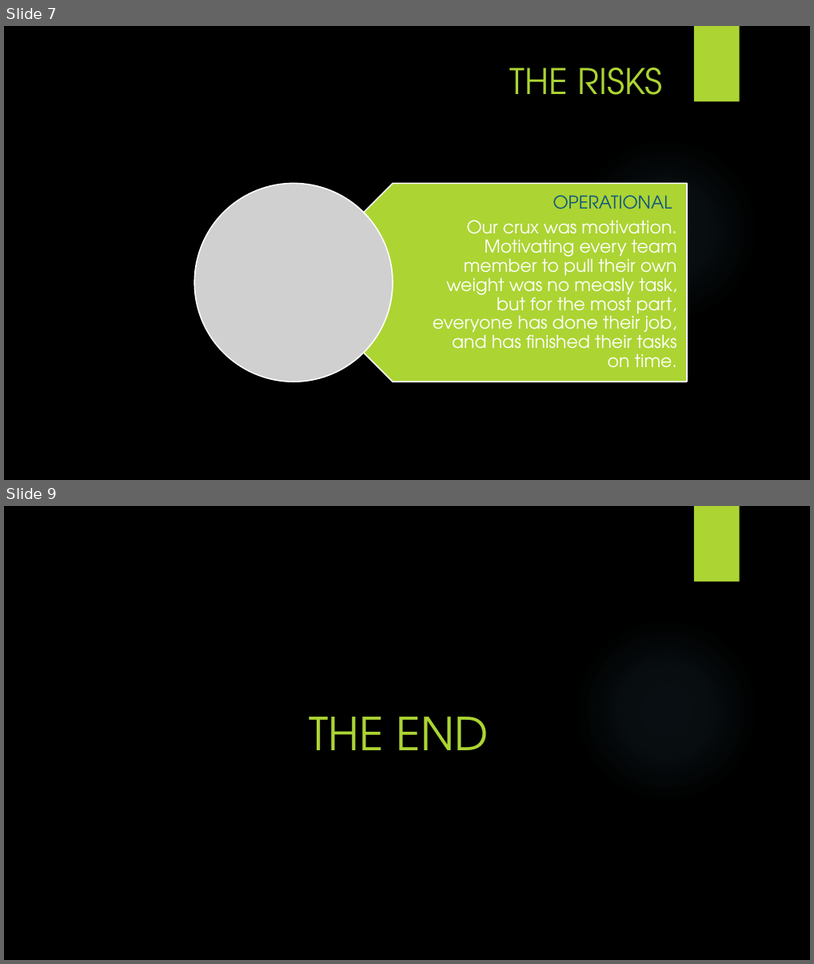
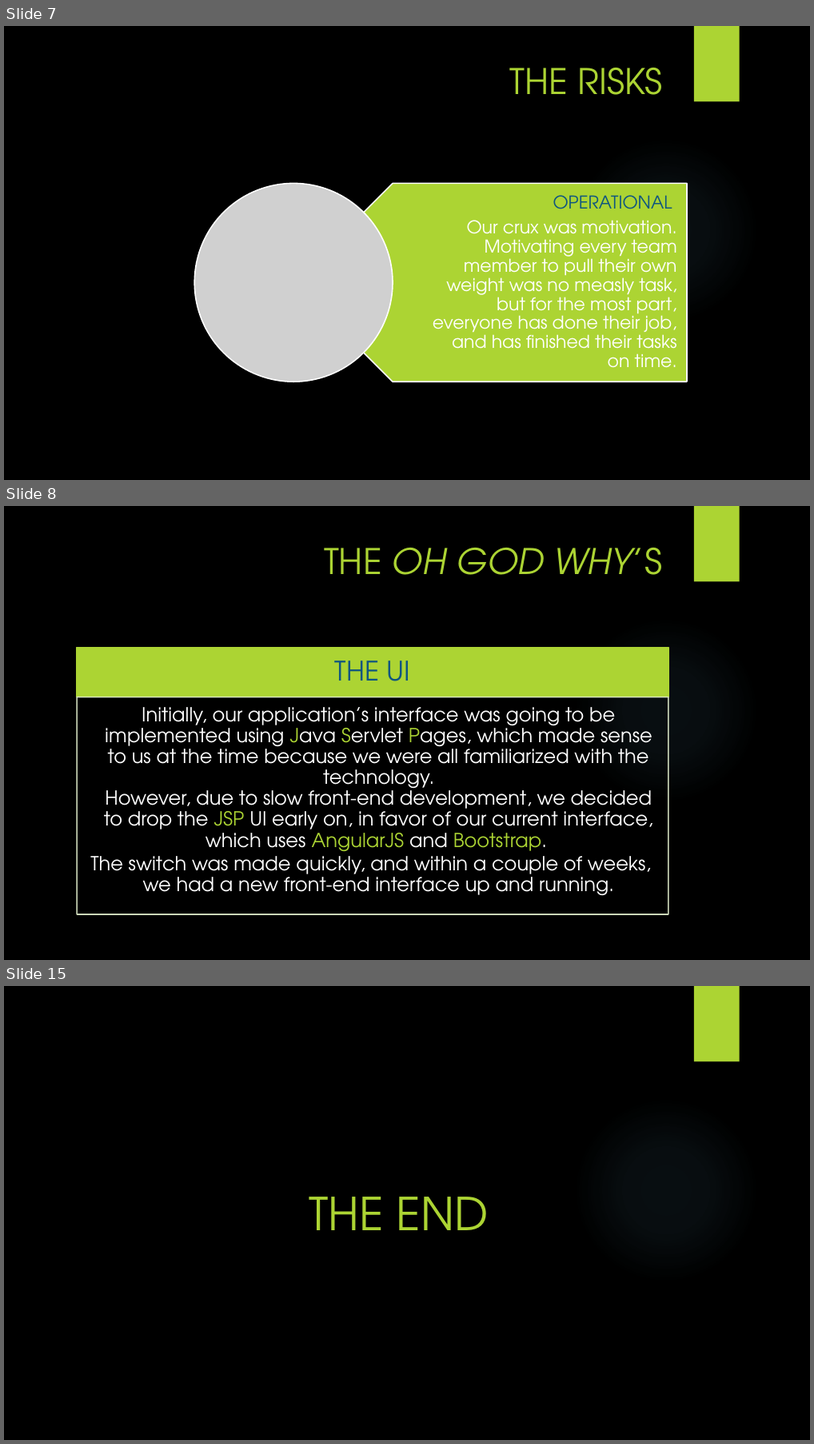
Before and after one commit to paladin952/cwmd, a slide deck: docs/documentation/CWMS.pptx. Shown one above the other, each under a label of ours: slides 7 and 9 before the commit, slides 7, 8 and 15 after it; the slides between them are not shown. The pictures are 814x964 and 814x1444 pixels, drawn with LibreOffice and Linux fonts; fonts in the diff are those of the drawing; grey boxes stand for pictures; background and template pictures are left out. Boxes give left, top, right and bottom in pixels: in the first picture for what was removed or moved away, otherwise in the second. Text is boxed around its words. In the diff, an @@ line names an element or a change of style, - is before the commit and + after.

```diff
--- a/docs/documentation/CWMS.pptx
+++ b/docs/documentation/CWMS.pptx
@@ slide 8 added at (x1=4, y1=506, x2=810, y2=960), background picture (left out); not listed: 2 template elements that a slide beside it also shows @@
@@ title added at (x1=324, y1=548, x2=662, y2=575), 42 pt, text #ACD433, italic @@
+THE OH GOD WHY’S
@@ group added at (x1=77, y1=647, x2=669, y2=914): 2 rectangles, 2 texts @@
+THE UI
+  Initially, our application’s interface was going to be implemented using Java Servlet Pages, which made sense to us at the time because we were all familiarized with the technology.
+  However, due to slow front-end development, we decided to drop the JSP UI early on, in favor of our current interface, which uses AngularJS and Bootstrap.
+  The switch was made quickly, and within a couple of weeks, we had a new front-end interface up and running.
@@ what was slide 9 is now slide 15 @@
```
Also in this commit, not shown: 1 slide changed, 5 other slides added.
